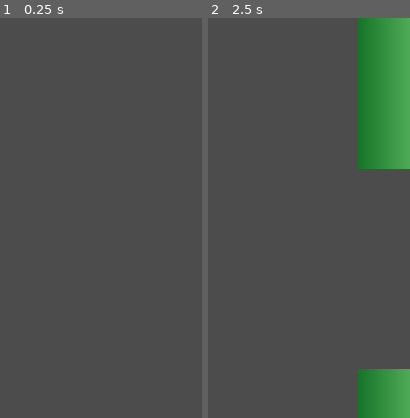
Above: before the commit, frames 1-2 (left to right).
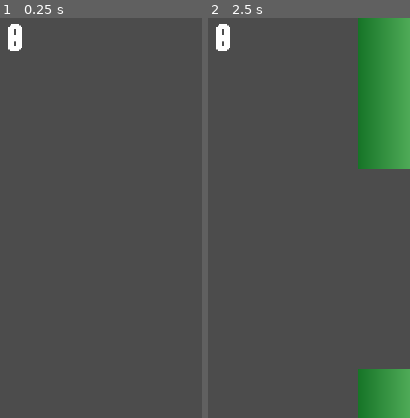
Above: after the commit, the same moments.

Repository: jellosubmarine/flappyAI
Game: Godot game, scene res://Main.tscn
Two runs of this game, one before a commit and one after it. Both use one fixed random seed, a clock stepped at 60 frames per second and the inputs below. The engine's default icon, where the game draws it, is replaced by a stand-in: a white triangle on a blue panel in a dark square.
Inputs:
- Up to frame 1 (0.25 s): no input
- Up to frame 2 (2.5 s): tap Enter at 0.5 s; tap Space (ui_select) at 0.77, 1.52 s
The pictures show only the part of the screen within x 30-80%, y 0-50%; the shares and areas given below are measured in that part.

The runs differ from the first frame. In frame 1, 0.4% of the frame differs, in the area x 3-11%, y 1-9%; in frame 2, 0.4%.

Commit message:
added score, changed birdy to scene and instanceing it in the script

Diff:
--- a/Birdy.gd
+++ b/Birdy.gd
@@ -2,7 +2,8 @@
 
 export (int) var jump_speed = -8
 export (int) var gravity = 24
-signal birdy_dead
+#signal birdy_dead
+
 var floating = 1
 var velocity = Vector2(0,0)
 
@@ -19,10 +20,11 @@
 		velocity.y += gravity * delta
 		move_and_collide(velocity)
 	if GlobalVariables.birdy_dead:
-		emit_signal("birdy_dead")
+		#emit_signal("birdy_dead")
 		queue_free()
 
 
-func _on_VisibilityNotifier2D_viewport_exited(viewport):
-	emit_signal("birdy_dead")
+func _on_VisibilityNotifier2D_viewport_exited(_viewport):
+	#emit_signal("birdy_dead")
+	GlobalVariables.birdy_dead = 1
 	queue_free()
--- /dev/null
+++ b/Birdy.tscn
@@ -0,0 +1,35 @@
+[gd_scene load_steps=5 format=2]
+
+[ext_resource path="res://Birdy.gd" type="Script" id=1]
+[ext_resource path="res://icon.png" type="Texture" id=2]
+
+[sub_resource type="CapsuleShape2D" id=1]
+radius = 35.9724
+height = 2.04549
+
+[sub_resource type="SpriteFrames" id=2]
+animations = [ {
+"frames": [ ExtResource( 2 ) ],
+"loop": true,
+"name": "default",
+"speed": 5.0
+} ]
+
+[node name="Birdy" type="KinematicBody2D"]
+position = Vector2( 132.936, 378.06 )
+script = ExtResource( 1 )
+
+[node name="BirdyCollision" type="CollisionShape2D" parent="."]
+shape = SubResource( 1 )
+
+[node name="BirdySprite" type="AnimatedSprite" parent="BirdyCollision"]
+frames = SubResource( 2 )
+__meta__ = {
+"_edit_lock_": true
+}
+
+[node name="VisibilityNotifier2D" type="VisibilityNotifier2D" parent="BirdyCollision"]
+__meta__ = {
+"_edit_lock_": true
+}
+[connection signal="viewport_exited" from="BirdyCollision/VisibilityNotifier2D" to="." method="_on_VisibilityNotifier2D_viewport_exited"]
--- a/GlobalVariables.gd
+++ b/GlobalVariables.gd
@@ -1,3 +1,4 @@
 extends Node
 
 var birdy_dead = 0
+var score = -1
--- a/Main.gd
+++ b/Main.gd
@@ -1,11 +1,18 @@
 extends Node2D
 
 export (PackedScene) var Pipe
+
+export (PackedScene) var Birdy
 var rng = RandomNumberGenerator.new()
+var score = -1
 
 func _ready():
 	rng.randomize()
 	GlobalVariables.birdy_dead = 0
+	var birdy = Birdy.instance()
+	add_child(birdy)
+	birdy.position = Vector2(133,378)
+
 
 func _on_Timer_timeout():
 	var pipe_top = Pipe.instance()
@@ -14,20 +21,23 @@
 	add_child(pipe_bottom)
 
 	var r = rng.randi_range(0,400)
-
-
 	pipe_top.position = Vector2(get_viewport().size.x+26,-400+r)
 
 	pipe_bottom.set_rotation_degrees(180)
 	pipe_bottom.get_node("Pipe2D/PipeCollision/PipeSprite").set_flip_h( true )
 	pipe_bottom.position = Vector2(get_viewport().size.x+26,get_viewport().size.y+r)
+	score += 1
+
+func _process(delta):
+	if score < 0:
+		get_node("Canvas/Interface/Score").text = str(0)
+	else:
+		get_node("Canvas/Interface/Score").text = str(score)
+	if GlobalVariables.birdy_dead:
+		get_tree().reload_current_scene()
+
+func auto_jump_test():
+	var birdies = get_node("Birdy")
 
 
-
-
-	#new_pipe.get_node("Pipe2D/PipeCollision").scale = Vector2(1, r)
-	#new_pipe.get_node("Pipe2D/PipeCollision/PipeSprite").scale = new_pipe.get_node("Pipe2D/PipeCollision/PipeSprite").scale*Vector2(1, r)
-
-
-func _on_Birdy_birdy_dead():
-	get_tree().reload_current_scene()
+#func _on_Birdy_birdy_dead():
--- a/Main.tscn
+++ b/Main.tscn
@@ -1,48 +1,42 @@
-[gd_scene load_steps=7 format=2]
+[gd_scene load_steps=6 format=2]
 
-[ext_resource path="res://Birdy.gd" type="Script" id=1]
-[ext_resource path="res://icon.png" type="Texture" id=2]
+[ext_resource path="res://Birdy.tscn" type="PackedScene" id=1]
 [ext_resource path="res://Pipe.tscn" type="PackedScene" id=3]
 [ext_resource path="res://Main.gd" type="Script" id=4]
+[ext_resource path="res://FlappyBirdRegular-9Pq0.ttf" type="DynamicFontData" id=5]
 
-[sub_resource type="CapsuleShape2D" id=1]
-radius = 35.9724
-height = 2.04549
-
-[sub_resource type="SpriteFrames" id=2]
-animations = [ {
-"frames": [ ExtResource( 2 ) ],
-"loop": true,
-"name": "default",
-"speed": 5.0
-} ]
+[sub_resource type="DynamicFont" id=3]
+size = 50
+font_data = ExtResource( 5 )
 
 [node name="Main" type="Node2D"]
 script = ExtResource( 4 )
 Pipe = ExtResource( 3 )
+Birdy = ExtResource( 1 )
 
-[node name="Birdy" type="KinematicBody2D" parent="."]
-position = Vector2( 132.936, 378.06 )
-script = ExtResource( 1 )
+[node name="Canvas" type="CanvasLayer" parent="."]
+process_priority = 600
 
-[node name="BirdyCollision" type="CollisionShape2D" parent="Birdy"]
-shape = SubResource( 1 )
-
-[node name="BirdySprite" type="AnimatedSprite" parent="Birdy/BirdyCollision"]
-frames = SubResource( 2 )
+[node name="Interface" type="Control" parent="Canvas"]
+margin_left = 198.234
+margin_right = 299.234
+margin_bottom = 85.0
 __meta__ = {
-"_edit_lock_": true
+"_edit_use_anchors_": false
 }
 
-[node name="VisibilityNotifier2D" type="VisibilityNotifier2D" parent="Birdy/BirdyCollision"]
+[node name="Score" type="Label" parent="Canvas/Interface"]
+margin_right = 71.0
+margin_bottom = 72.0
+size_flags_stretch_ratio = 3.8
+custom_fonts/font = SubResource( 3 )
+align = 1
 __meta__ = {
-"_edit_lock_": true
+"_edit_use_anchors_": false
 }
 
 [node name="Timer" type="Timer" parent="."]
 process_mode = 0
 wait_time = 2.0
 autostart = true
-[connection signal="birdy_dead" from="Birdy" to="." method="_on_Birdy_birdy_dead"]
-[connection signal="viewport_exited" from="Birdy/BirdyCollision/VisibilityNotifier2D" to="Birdy" method="_on_VisibilityNotifier2D_viewport_exited"]
 [connection signal="timeout" from="Timer" to="." method="_on_Timer_timeout"]
--- a/Pipe.gd
+++ b/Pipe.gd
@@ -5,17 +5,12 @@
 func _physics_process(_delta):
 	self.global_position += Vector2(-3.5, 0)
 
-
 func _on_VisibilityNotifier2D_viewport_exited(_viewport):
-	var t = Timer.new()
-	t.set_wait_time(1)
-	t.set_one_shot(true)
-	self.add_child(t)
-	t.start()
-	yield(t, "timeout")
-	t.queue_free()
+#	t.start(1)
+#	yield(t, "timeout")
+#	t.queue_free()
+	yield(get_tree().create_timer(1.0), "timeout")
 	queue_free()
-	print("Deleted")
 
 
 func _on_Pipe2D_body_entered(body):
Binary file added: FlappyBirdRegular-9Pq0.ttf
Binary file added: FlappyBirdy.ttf
